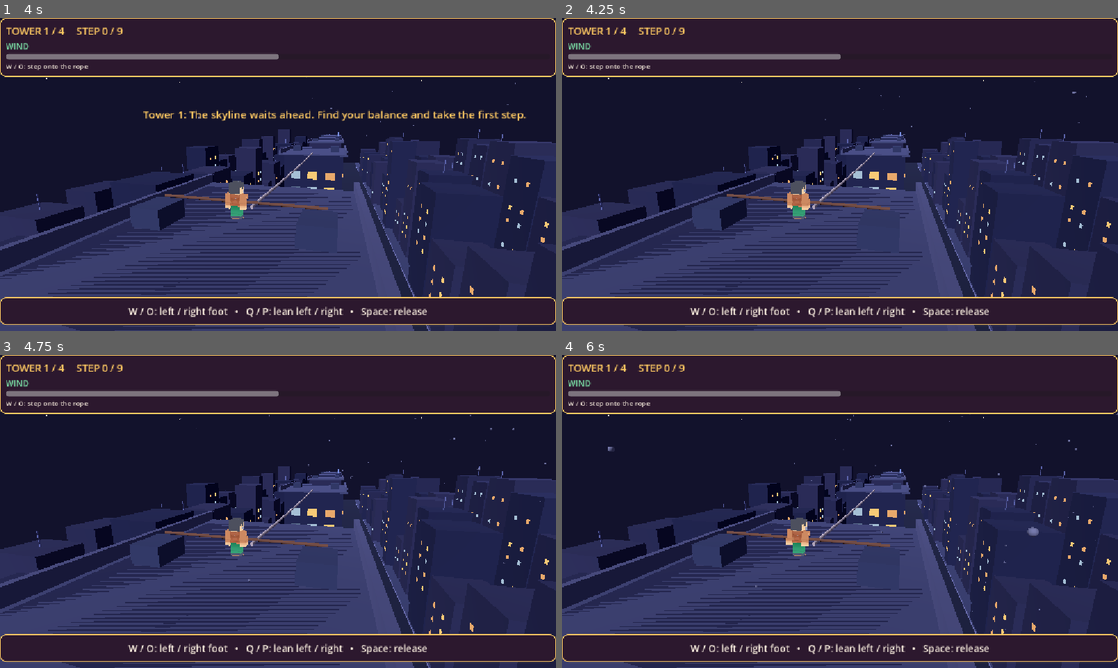
Above: before the commit, frames 1-4 (two rows, left to right).
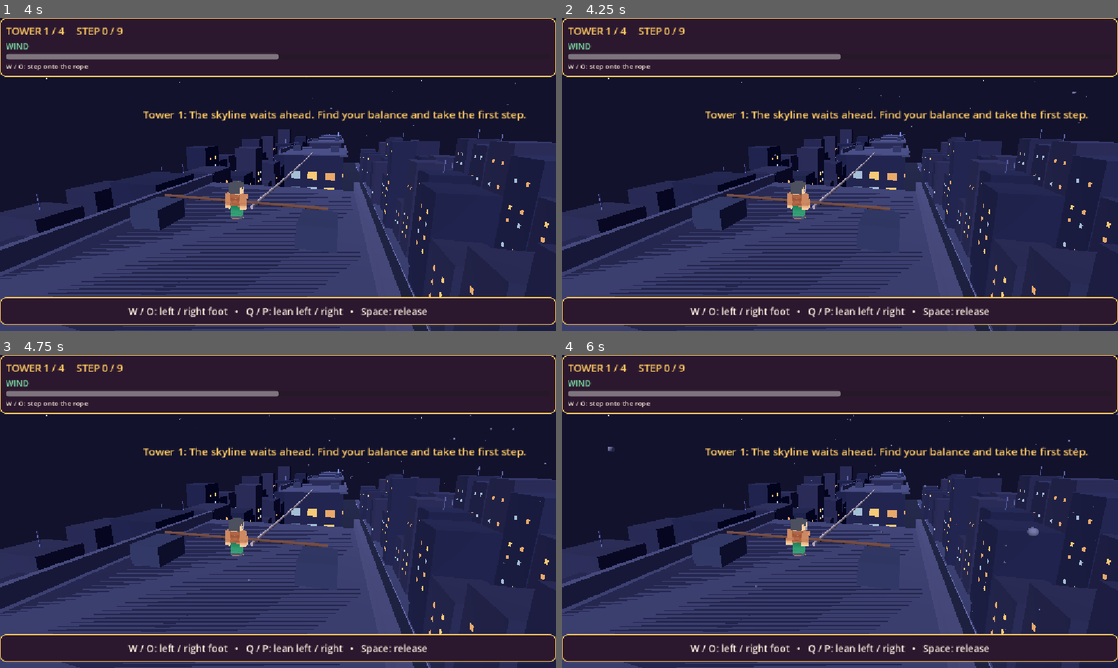
Above: after the commit, the same moments.

Repository: Ady-computerscience/tightrope_walker_alpha
Game: Godot game, scene res://scenes/main.tscn
Two runs of this game, one before a commit and one after it. Both use one fixed random seed, a clock stepped at 60 frames per second and the inputs below.
Inputs:
- Up to frame 1 (4 s): tap Space (release) at 0.5, 0.6, 1.35, 2.3, 2.85, 3.6 s; hold P (lean_right) 0.53-1.28 s; hold Q (lean_left) 1.28-2.03 s; hold P (lean_right) 2.03-3.53 s; tap E at 2.1 s; tap R (restart_run) at 2.75, 3.5 s; hold Q (lean_left) from 3.53 s (still down)
- Up to frame 2 (4.25 s): keep holding Q (lean_left)
- Up to frame 3 (4.75 s): keep holding Q (lean_left); tap E at 4.35 s; tap Space (release) at 4.55 s
- Up to frame 4 (6 s): tap R (restart_run) at 5 s; tap Space (release) at 5.1, 5.85 s; release Q (lean_left) at 5.78 s; hold P (lean_right) from 5.78 s (still down)

Frame 1 is identical in both runs. In frame 2, 0.9% of the frame differs, in the area x 25-95%, y 29-33%; in frame 3, 0.9%; in frame 4, 0.9%.

Commit message:
Add PASS/MISS feedback
Affects flanker birds and gust warning

Diff:
--- a/scripts/game.gd
+++ b/scripts/game.gd
@@ -119,14 +119,12 @@
 				match event["type"]:
 					"birds": hud.show_toast("Birds incoming!")
 					"birds_arrived": hud.show_toast("Lean toward the middle bird")
-					"birds_pass": hud.show_toast("Birds passed")
-					"bird_gust": hud.show_toast("Bird gust! Keep your balance")
-					"gust_pass": hud.show_toast("Gust passed")
-					"gust_fail": hud.show_toast("Missed gust!")
+					"birds_pass": hud.show_toast("PASS", 1.0)
+					"gust_pass": hud.show_toast("PASS", 1.0)
 					"fall":
 						fall_elapsed = 0.0
 						step_duration = 0.0
-						hud.show_toast("You fell: %s" % event["reason"])
+						hud.show_toast("MISS", 1.0)
 						if walker_animation != null and walker_animation.has_animation("die"):
 							walker_animation.play("die")
 		if rules.state == "falling":
--- a/scripts/game_hud.gd
+++ b/scripts/game_hud.gd
@@ -24,6 +24,7 @@
 var _countdown_fill_style: StyleBoxFlat
 var _caption: Label
 var _toast: Label
+var _toast_generation := 0
 var _win: PanelContainer
 var _win_text: Label
 var _paused: PanelContainer
@@ -82,12 +83,14 @@
 	_countdown_track.hide()
 
 
-func show_toast(message: String) -> void:
+func show_toast(message: String, duration: float = 3.0) -> void:
+	_toast_generation += 1
+	var generation := _toast_generation
 	_toast.text = message
 	_toast.visible = true
-	var timer := get_tree().create_timer(3.0)
+	var timer := get_tree().create_timer(duration)
 	timer.timeout.connect(func() -> void:
-		if is_instance_valid(_toast) and _toast.text == message:
+		if is_instance_valid(_toast) and _toast_generation == generation:
 			_toast.visible = false
 	)
 
